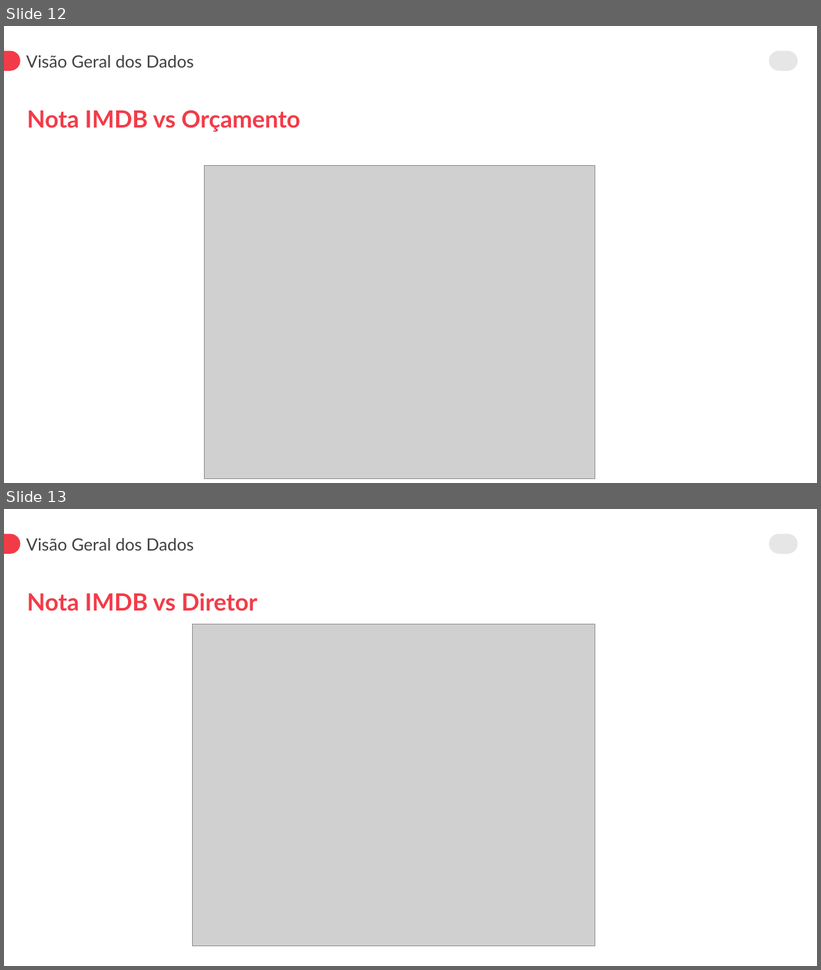
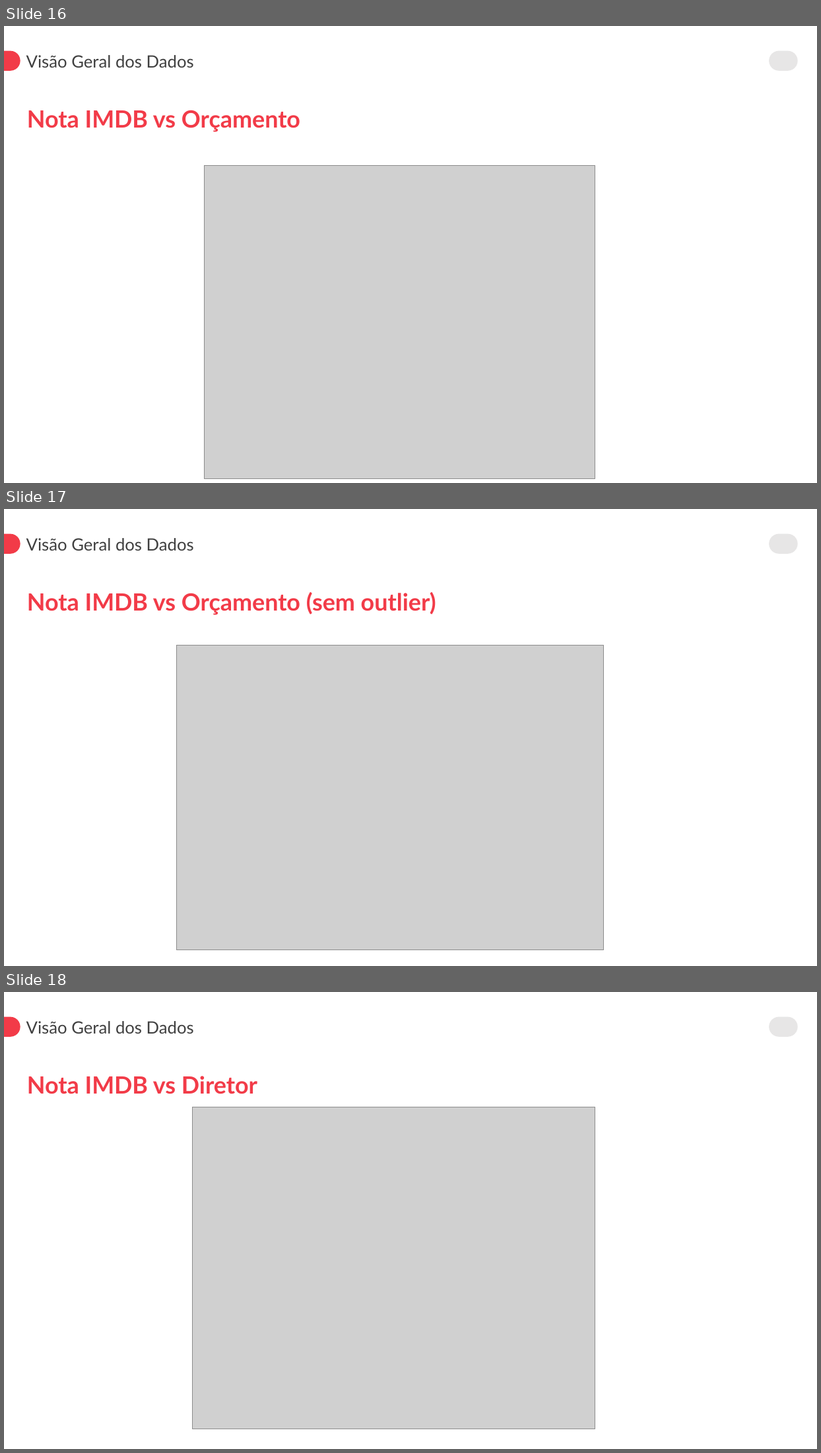
Before and after one commit to lucaslrolim/IMDB-Movies-Analysis, a slide deck: Apresentação.pptx. Shown one above the other, each under a label of ours: slides 12 and 13 before the commit, slides 16, 17 and 18 after it. The pictures are 821x970 and 821x1453 pixels, drawn with LibreOffice and Linux fonts; fonts in the diff are those of the drawing; grey boxes stand for pictures. Boxes give left, top, right and bottom in pixels: in the first picture for what was removed or moved away, otherwise in the second. Text is boxed around its words. In the diff, an @@ line names an element or a change of style, - is before the commit and + after.

```diff
--- a/Apresentação.pptx
+++ b/Apresentação.pptx
@@ slide 17 added at <box>4,509,817,966</box>, background #FFFFFF; not listed: 2 template elements that a slide beside it also shows @@
@@ text added at <box>26,538,194,551</box>, 20 pt, text #404040 @@
+Visão Geral dos Dados
@@ text added at <box>27,592,436,615</box>, 28 pt, text #F23B48, bold @@
+Nota IMDB vs Orçamento (sem outlier)
@@ picture added at <box>177,646,604,951</box> @@
@@ freeform shape added at <box>595,756,619,778</box>, fill #FFFFFF @@
@@ what was slide 12 is now slide 16 @@
@@ what was slide 13 is now slide 18 @@
```
Also in this commit, not shown: 1 slide changed, 7 other slides added, 1 slide removed, 42 other files.
